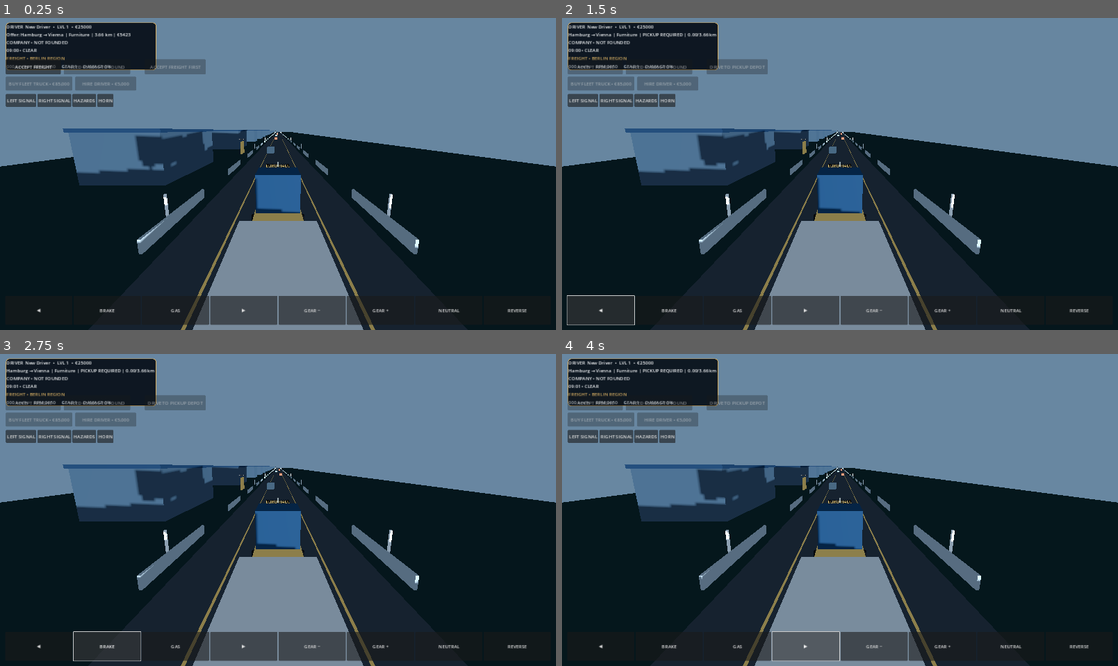
Above: before the commit, frames 1-4 (two rows, left to right).
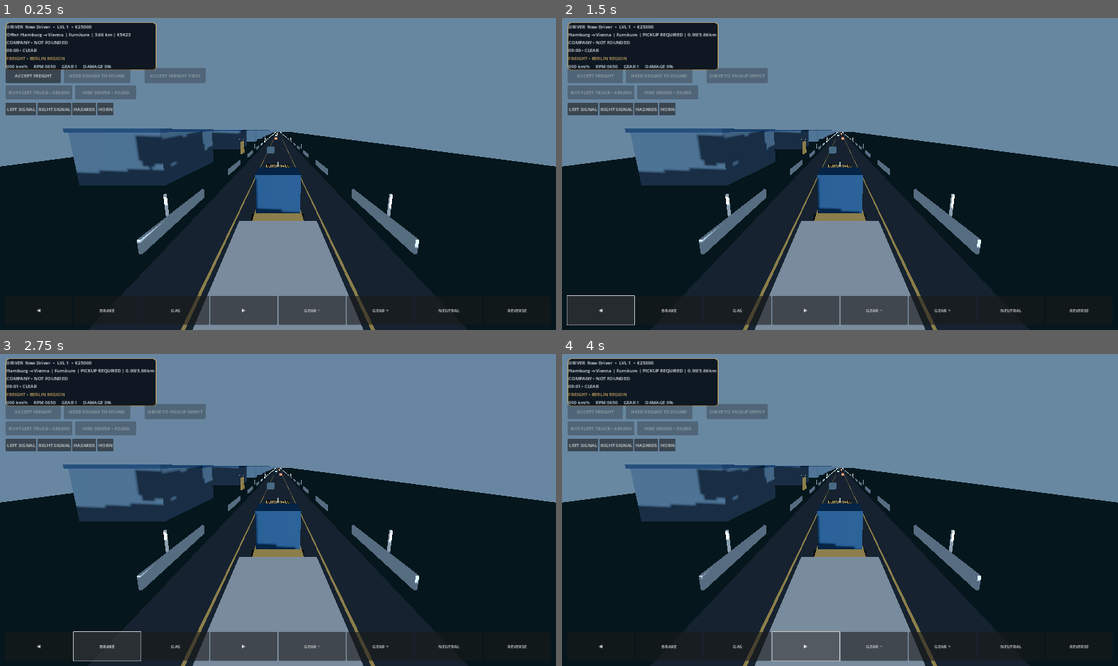
Above: after the commit, the same moments.

Repository: haseebop668-a11y/EURO-HAUL
Game: Godot game, scene res://Scenes/Main.tscn
Same seed, same stepped clock (60 frames per second), same inputs: the game is played once before the commit and once after it.
Inputs:
- Up to frame 1 (0.25 s): no input
- Up to frame 2 (1.5 s): click "ACCEPT FREIGHT" at 0.5 s; click "◀" at 1.25 s
- Up to frame 3 (2.75 s): click "BRAKE" at 2 s
- Up to frame 4 (4 s): click "GAS" at 2.75 s; click "▶" at 3.5 s

The runs differ from the first frame. In frame 1, 2.4% of the frame differs, in the area x 1-37%, y 13-32%; in frame 2, 2.1%; in frame 3, 2.1%; in frame 4, 2.1%.

Commit message:
ui: prevent dashboard and management buttons from overlapping

Diff:
--- a/Godot/Scripts/main.gd
+++ b/Godot/Scripts/main.gd
@@ -318,7 +318,7 @@
 	add_child(layer)
 	var panel := PanelContainer.new()
 	panel.position = Vector2(20, 18)
-	panel.custom_minimum_size = Vector2(520, 112)
+	panel.custom_minimum_size = Vector2(520, 150)
 	var style := StyleBoxFlat.new()
 	style.bg_color = Color(0.025, 0.055, 0.09, 0.92)
 	style.border_color = GOLD
@@ -357,7 +357,7 @@
 	_add_special_gear_button(buttons, "NEUTRAL", false)
 	_add_special_gear_button(buttons, "REVERSE", true)
 	var signal_row := HBoxContainer.new()
-	signal_row.position = Vector2(20, 265)
+	signal_row.position = Vector2(20, 295)
 	signal_row.custom_minimum_size = Vector2(500, 44)
 	layer.add_child(signal_row)
 	_add_signal_button(signal_row, "LEFT SIGNAL", -1)
@@ -372,31 +372,31 @@
 	signal_row.add_child(horn)
 	accept_freight_button = Button.new()
 	accept_freight_button.text = "ACCEPT FREIGHT"
-	accept_freight_button.position = Vector2(20, 145)
+	accept_freight_button.position = Vector2(20, 175)
 	accept_freight_button.custom_minimum_size = Vector2(190, 52)
 	accept_freight_button.pressed.connect(func(): career.accept_offer(); _update_hud(); _update_freight_action())
 	layer.add_child(accept_freight_button)
 	freight_action_button = Button.new()
 	freight_action_button.text = "DRIVE TO PICKUP"
-	freight_action_button.position = Vector2(500, 145)
+	freight_action_button.position = Vector2(500, 175)
 	freight_action_button.custom_minimum_size = Vector2(210, 52)
 	freight_action_button.pressed.connect(_handle_freight_interaction)
 	layer.add_child(freight_action_button)
 	found_company_button = Button.new()
 	found_company_button.text = "FOUND COMPANY • €50,000"
-	found_company_button.position = Vector2(220, 145)
+	found_company_button.position = Vector2(220, 175)
 	found_company_button.custom_minimum_size = Vector2(230, 52)
 	found_company_button.pressed.connect(_found_company)
 	layer.add_child(found_company_button)
 	buy_truck_button = Button.new()
 	buy_truck_button.text = "BUY FLEET TRUCK • €85,000"
-	buy_truck_button.position = Vector2(20, 205)
+	buy_truck_button.position = Vector2(20, 235)
 	buy_truck_button.custom_minimum_size = Vector2(230, 48)
 	buy_truck_button.pressed.connect(_buy_company_truck)
 	layer.add_child(buy_truck_button)
 	hire_driver_button = Button.new()
 	hire_driver_button.text = "HIRE DRIVER • €5,000"
-	hire_driver_button.position = Vector2(260, 205)
+	hire_driver_button.position = Vector2(260, 235)
 	hire_driver_button.custom_minimum_size = Vector2(210, 48)
 	hire_driver_button.pressed.connect(_hire_company_driver)
 	layer.add_child(hire_driver_button)
